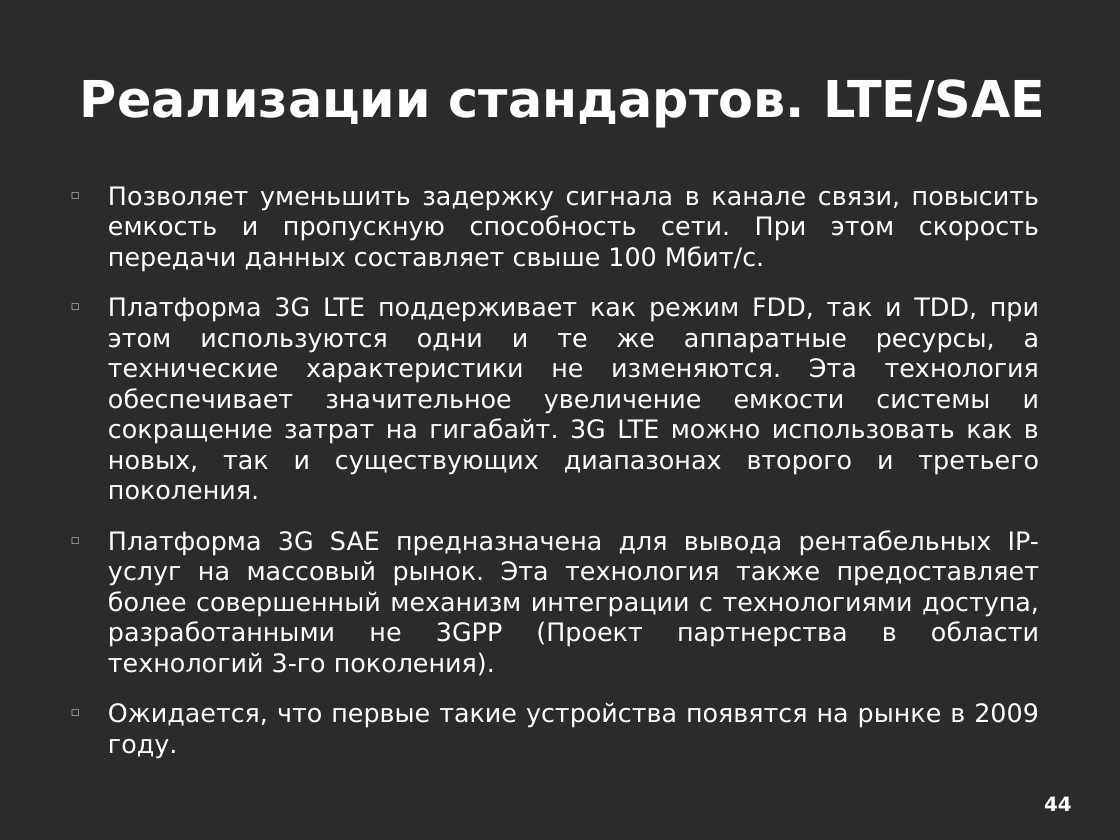
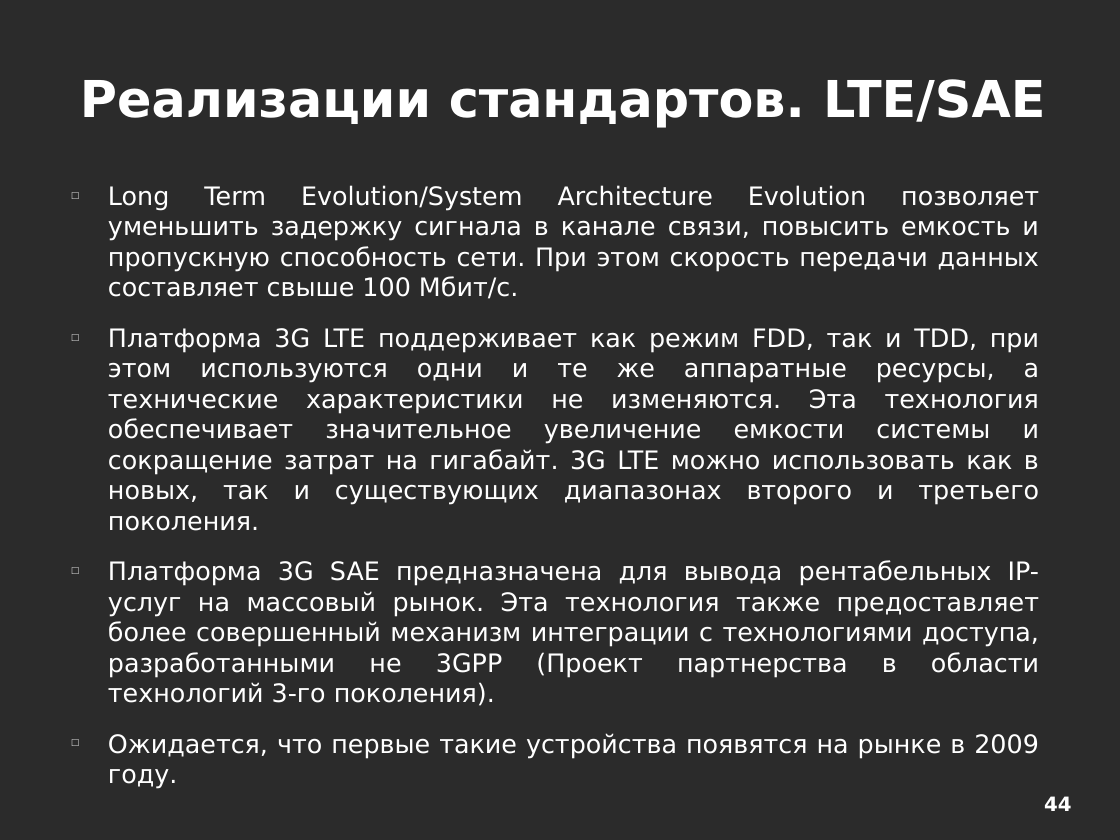
Before and after one commit to aeremenok/a-team-777, a slide deck: slide 44 of 10/smm/doc/eav_wireless.odp. Drawn at 1120x840 pixels with LibreOffice and Linux fonts; fonts in the diff are those of the drawing; background and template pictures are left out; a plain dark background stands for a picture behind light text. Boxes give left, top, right and bottom in pixels: in the first picture for what was removed or moved away, otherwise in the second. Text is boxed around its words. In the diff, an @@ line names an element or a change of style, - is before the commit and + after.

```diff
--- a/10/smm/doc/eav_wireless.odp
+++ b/10/smm/doc/eav_wireless.odp
@@ text at <box>108,185,1039,299</box>: text changed @@
-□ Позволяет уменьшить задержку сигнала в канале связи, повысить емкость и пропускную способность сети. При этом скорость передачи данных составляет свыше 100 Мбит/с.
+□ Long Term Evolution/System Architecture Evolution позволяет уменьшить задержку сигнала в канале связи, повысить емкость и пропускную способность сети. При этом скорость передачи данных составляет свыше 100 Мбит/с.
```
Also in this commit, not shown: 1 other slide changed.
